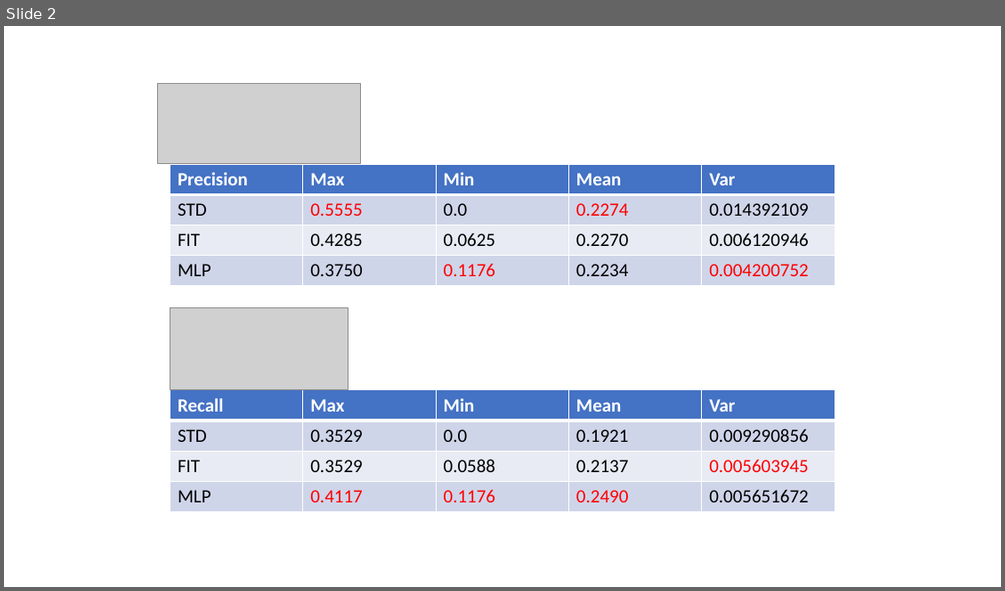
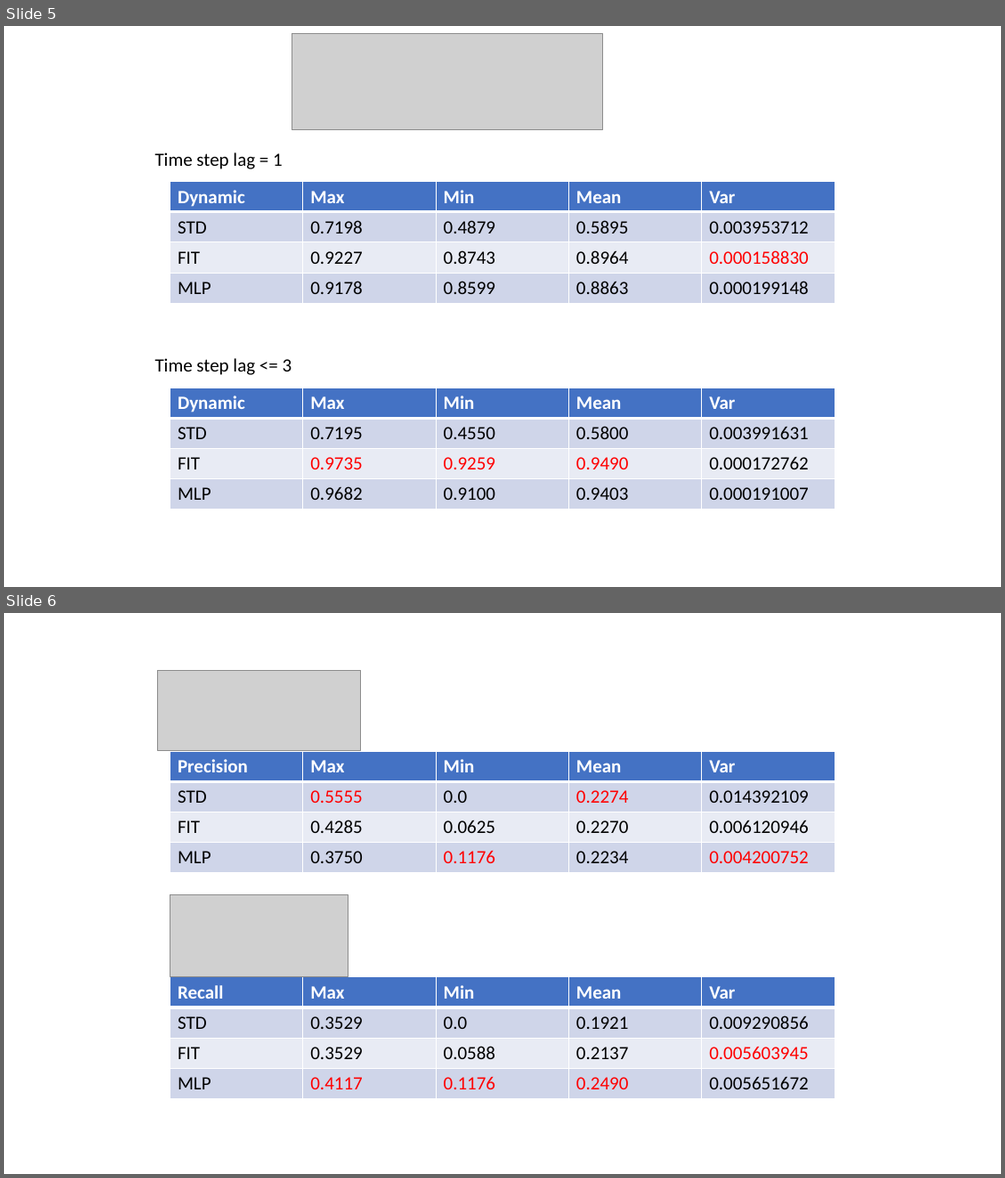
Before and after one commit to oatoul/learn-julia, a slide deck: experiments/CGP.pptx. Shown one above the other, each under a label of ours: slide 2 before the commit, slides 5 and 6 after it. The pictures are 1005x591 and 1005x1178 pixels, drawn with LibreOffice and Linux fonts; fonts in the diff are those of the drawing; grey boxes stand for pictures. Boxes give left, top, right and bottom in pixels: in the first picture for what was removed or moved away, otherwise in the second. Text is boxed around its words. In the diff, an @@ line names an element or a change of style, - is before the commit and + after.

```diff
--- a/experiments/CGP.pptx
+++ b/experiments/CGP.pptx
@@ slide 5 added at [4, 26, 1001, 587], background #FFFFFF @@
@@ picture added at [291, 33, 603, 130] @@
@@ text added at [155, 152, 283, 169], 18 pt, text #000000 @@
+Time step lag = 1
@@ table added at [170, 182, 835, 303], 4 rows, 5 columns @@
+Dynamic | Max | Min | Mean | Var
+STD | 0.7198 | 0.4879 | 0.5895 | 0.003953712
+FIT | 0.9227 | 0.8743 | 0.8964 | 0.000158830
+MLP | 0.9178 | 0.8599 | 0.8863 | 0.000199148
@@ text added at [155, 358, 292, 375], 18 pt, text #000000 @@
+Time step lag <= 3
@@ table added at [170, 388, 835, 509], 4 rows, 5 columns @@
+Dynamic | Max | Min | Mean | Var
+STD | 0.7195 | 0.4550 | 0.5800 | 0.003991631
+FIT | 0.9735 | 0.9259 | 0.9490 | 0.000172762
+MLP | 0.9682 | 0.9100 | 0.9403 | 0.000191007
@@ what was slide 2 is now slide 6 @@
```
Also in this commit, not shown: 1 slide changed, 3 other slides added, 3 other files.
